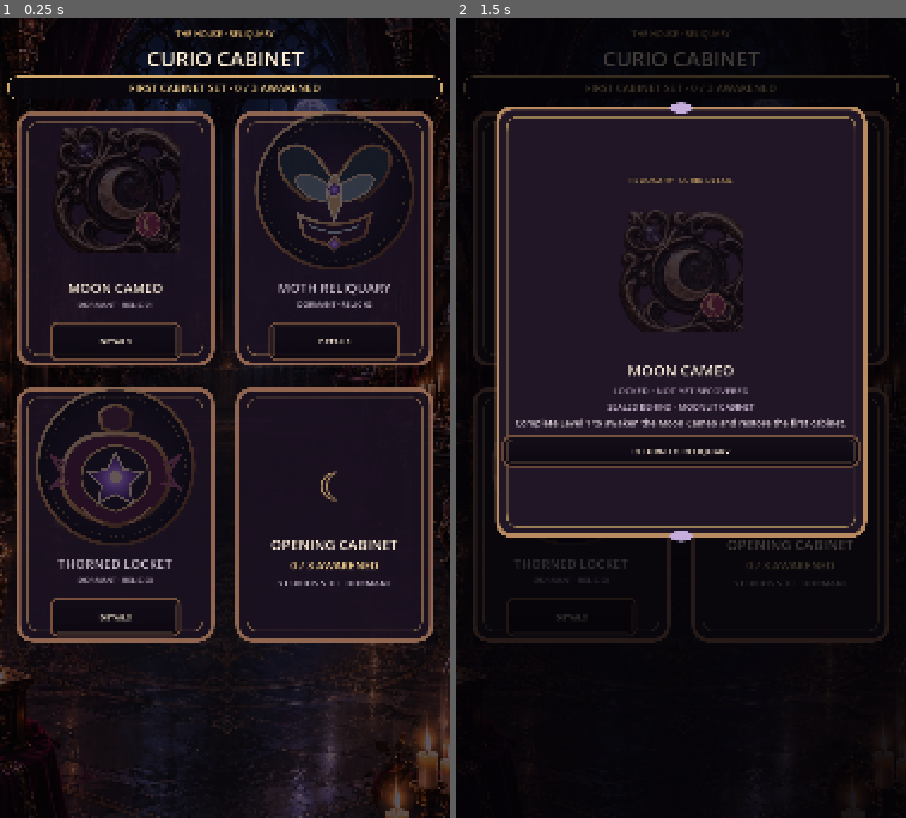
Above: before the commit, frames 1-2 (left to right).
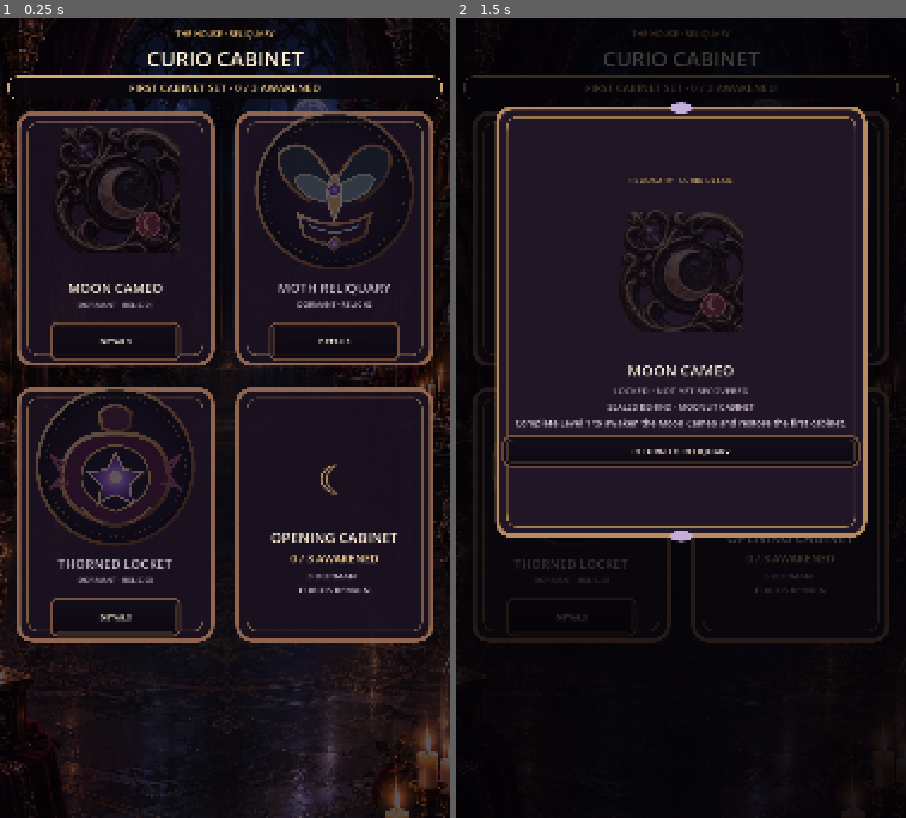
Above: after the commit, the same moments.

Repository: Jay-prodesign/akilta-match3
Game: Godot game, scene res://src/ui/collection/curio_collection.tscn
The game is run twice, just before and just after one commit, with the same random seed, the same clock (stepped at 60 frames per second) and the same inputs. This scene is started directly instead of the project's main scene.
Inputs:
- Up to frame 1 (0.25 s): no input
- Up to frame 2 (1.5 s): click "DETAILS" at 0.5 s; click "DETAILS" at 1.25 s

The runs differ from the first frame. In frame 1, 0.9% of the frame differs, in the area x 60-89%, y 55-72%; in frame 2, 0.4%.

Commit message:
Give Reliquary set seal a deliberate two-line status

Diff:
--- a/src/ui/collection/curio_collection.gd
+++ b/src/ui/collection/curio_collection.gd
@@ -75,8 +75,8 @@
 	var dormant_count := maxi(0, 3 - awakened_count)
 	count_label.text = "FIRST CABINET SET · %d / 3 AWAKENED" % awakened_count
 	set_summary_progress.text = "%d / 3 AWAKENED" % awakened_count
-	var dormant_copy := "1 CURIO STILL DORMANT" if dormant_count == 1 else "%d CURIOS STILL DORMANT" % dormant_count
-	set_summary_copy.text = "ALL THREE CURIOS RESTORED" if awakened_count >= 3 else dormant_copy
+	var dormant_copy := "1 DORMANT\nCURIO REMAINS" if dormant_count == 1 else "%d DORMANT\nCURIOS REMAIN" % dormant_count
+	set_summary_copy.text = "SET COMPLETE\nALL 3 AWAKENED" if awakened_count >= 3 else dormant_copy
 	cabinet_footer.text = "OPENING CABINET COMPLETE · 3 / 3 CURIOS RECOVERED" if awakened_count >= 3 else "OPENING CABINET · %d / 3 CURIOS RECOVERED" % awakened_count
 
 	var has_moon := curios.has("moon_cameo")
